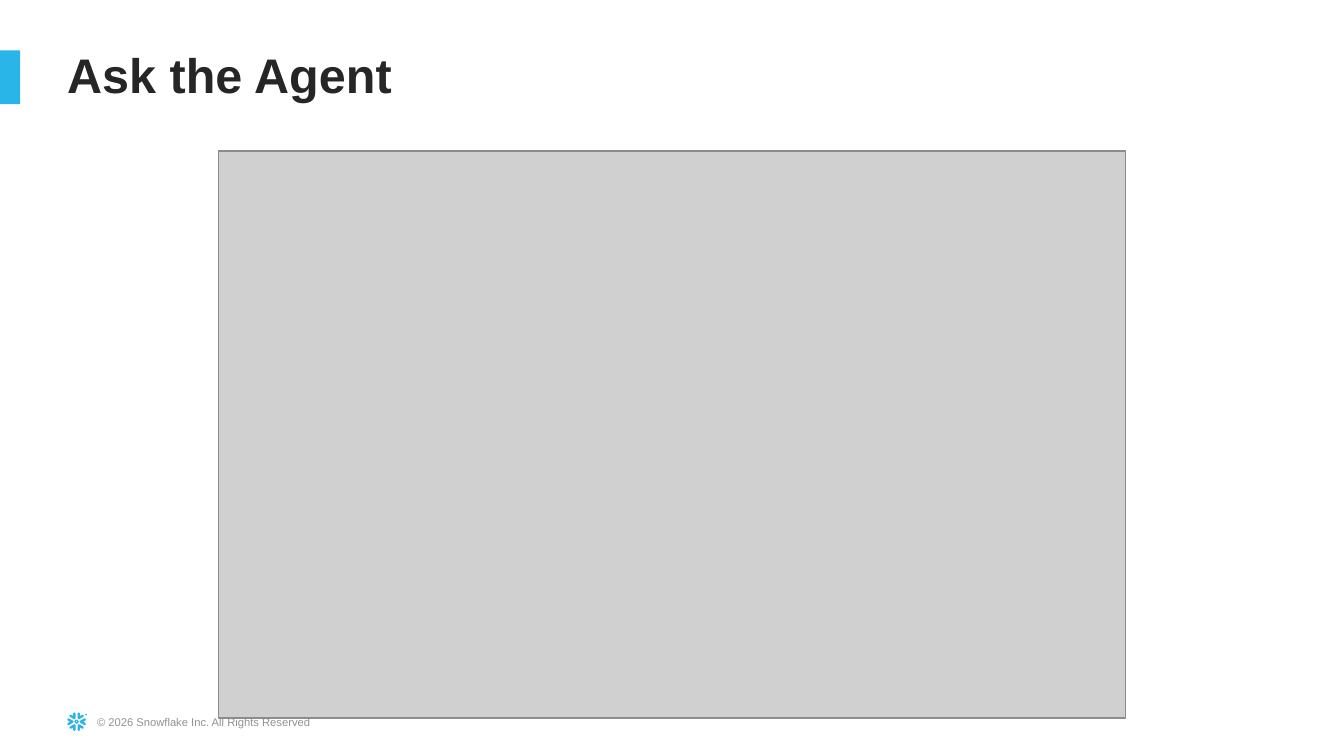
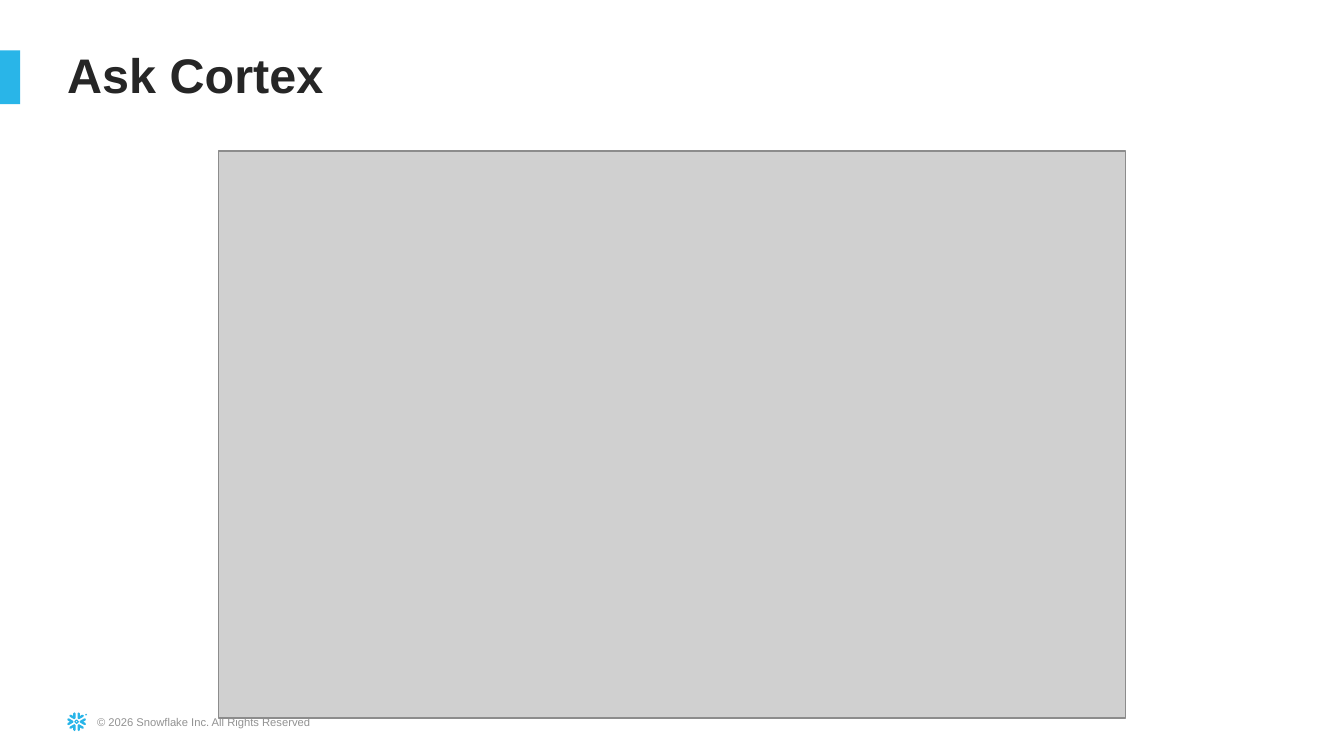
Before and after one commit to sfc-gh-dfreriks/sap-bdc-working-capital-360, a slide deck: slide 10 of docs/SAP_Working_Capital_360_Demo_Guide.pptx. Drawn at 1344x756 pixels with LibreOffice and Linux fonts; fonts in the diff are those of the drawing; grey boxes stand for pictures. Boxes give left, top, right and bottom in pixels: in the first picture for what was removed or moved away, otherwise in the second. Text is boxed around its words. In the diff, an @@ line names an element or a change of style, - is before the commit and + after.

Commit message:
Regenerate presales docs for new nav; fix kit tooling
Rebuild the docx/pptx outputs and screenshots for the Ask Cortex first /
Executive Dashboard layout, and fix kit generators that still read the removed
analyst page or the old first-page assumption.

Generated with [Snowflake CoCo](https://docs.snowflake.com/en/user-guide/cortex-code/cortex-code)

```diff
--- a/docs/SAP_Working_Capital_360_Demo_Guide.pptx
+++ b/docs/SAP_Working_Capital_360_Demo_Guide.pptx
@@ title at (67, 58, 324, 94): text changed @@
-Ask the Agent
+Ask Cortex
```
Also in this commit, not shown: 3 other slides changed, 3 other files.
